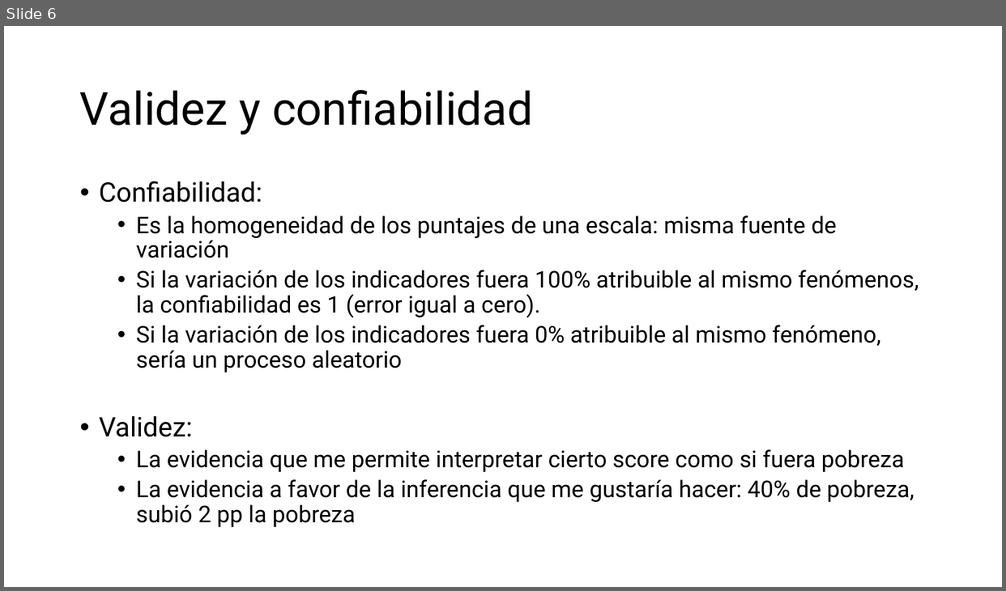
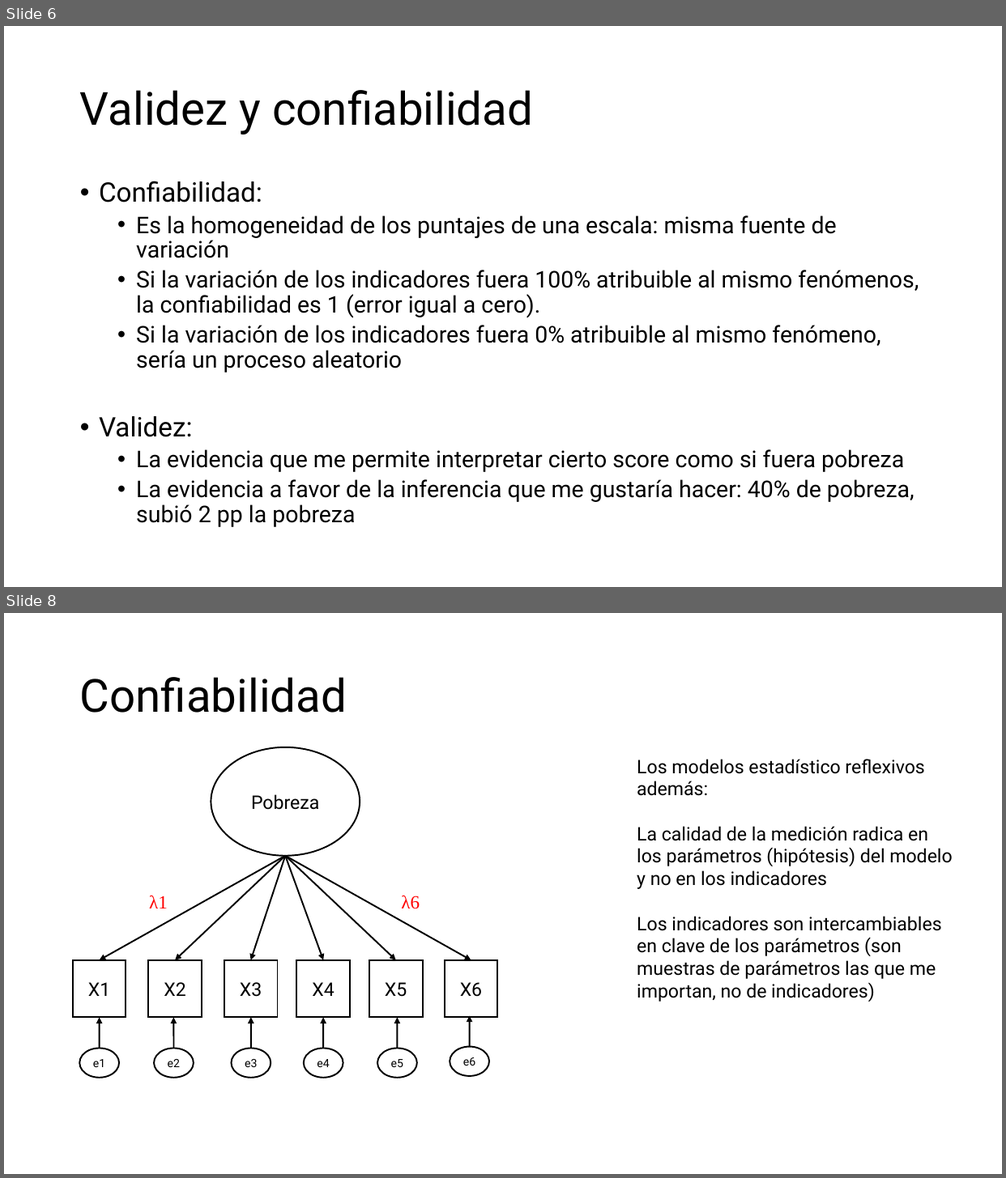
Before and after one commit to hectornajera83/PobrezaDesigualdad2025, a slide deck: Taller_MedicionPobreza.pptx. Shown one above the other, each under a label of ours: slide 6 before the commit, slides 6 and 8 after it; the slides between them are not shown. The pictures are 1006x591 and 1006x1178 pixels, drawn with LibreOffice and Linux fonts; fonts in the diff are those of the drawing. Boxes give left, top, right and bottom in pixels: in the first picture for what was removed or moved away, otherwise in the second. Text is boxed around its words. In the diff, an @@ line names an element or a change of style, - is before the commit and + after.

```diff
--- a/Taller_MedicionPobreza.pptx
+++ b/Taller_MedicionPobreza.pptx
@@ slide 8 added at [4,613,1002,1174], background #FFFFFF @@
@@ title added at [80,677,347,713], 44 pt, text #000000 @@
+Confiabilidad
@@ ellipse added at [211,747,360,856], fill #FFFFFF, outline #000000 1.5 pt, 18 pt, text #000000 @@
+Pobreza
@@ text added at [637,759,952,1002], 18 pt, text #000000 @@
+Los modelos estadístico reflexivos además:
+La calidad de la medición radica en los parámetros (hipótesis) del modelo y no en los indicadores
+Los indicadores son intercambiables en clave de los parámetros (son muestras de parámetros las que me importan, no de indicadores)
@@ arrow added from (286, 855) to (99, 960), #000000 1.5 pt @@
@@ arrow added from (286, 855) to (176, 960), #000000 1.5 pt @@
@@ arrow added from (286, 855) to (251, 960), #000000 1.5 pt @@
@@ arrow added from (286, 855) to (324, 960), #000000 1.5 pt @@
@@ arrow added from (286, 855) to (396, 960), #000000 1.5 pt @@
@@ arrow added from (286, 855) to (471, 960), #000000 1.5 pt @@
@@ text added at [149,895,168,909], 18 pt, text #FF0000 @@
+λ1
@@ text added at [401,895,420,909], 18 pt, text #FF0000 @@
+λ6
@@ rectangle added at [73,960,126,1017], fill #FFFFFF, outline #000000 1.5 pt, 18 pt, text #000000 @@
+X1
@@ rectangle added at [148,960,202,1017], fill #FFFFFF, outline #000000 1.5 pt, 18 pt, text #000000 @@
+X2
@@ rectangle added at [224,960,277,1017], fill #FFFFFF, outline #000000 1.5 pt, 18 pt, text #000000 @@
+X3
@@ rectangle added at [296,960,350,1017], fill #FFFFFF, outline #000000 1.5 pt, 18 pt, text #000000 @@
+X4
@@ rectangle added at [369,960,423,1017], fill #FFFFFF, outline #000000 1.5 pt, 18 pt, text #000000 @@
+X5
@@ rectangle added at [444,960,497,1017], fill #FFFFFF, outline #000000 1.5 pt, 18 pt, text #000000 @@
+X6
@@ arrow added from (99, 1049) to (99, 1017), #000000 1.5 pt @@
@@ arrow added from (174, 1049) to (174, 1017), #000000 1.5 pt @@
@@ arrow added from (251, 1049) to (251, 1017), #000000 1.5 pt @@
@@ arrow added from (324, 1049) to (324, 1017), #000000 1.5 pt @@
@@ arrow added from (397, 1049) to (397, 1017), #000000 1.5 pt @@
@@ arrow added from (470, 1047) to (470, 1016), #000000 1.5 pt @@
@@ ellipse added at [79,1049,119,1078], fill #FFFFFF, outline #000000 1.5 pt, 11 pt, text #000000 @@
+e1
@@ ellipse added at [154,1049,194,1078], fill #FFFFFF, outline #000000 1.5 pt, 11 pt, text #000000 @@
+e2
@@ ellipse added at [232,1049,271,1078], fill #FFFFFF, outline #000000 1.5 pt, 11 pt, text #000000 @@
+e3
@@ ellipse added at [304,1049,343,1078], fill #FFFFFF, outline #000000 1.5 pt, 11 pt, text #000000 @@
+e4
@@ ellipse added at [377,1049,417,1078], fill #FFFFFF, outline #000000 1.5 pt, 11 pt, text #000000 @@
+e5
@@ ellipse added at [450,1047,489,1076], fill #FFFFFF, outline #000000 1.5 pt, 11 pt, text #000000 @@
+e6
```
Also in this commit, not shown: 2 other slides added.
